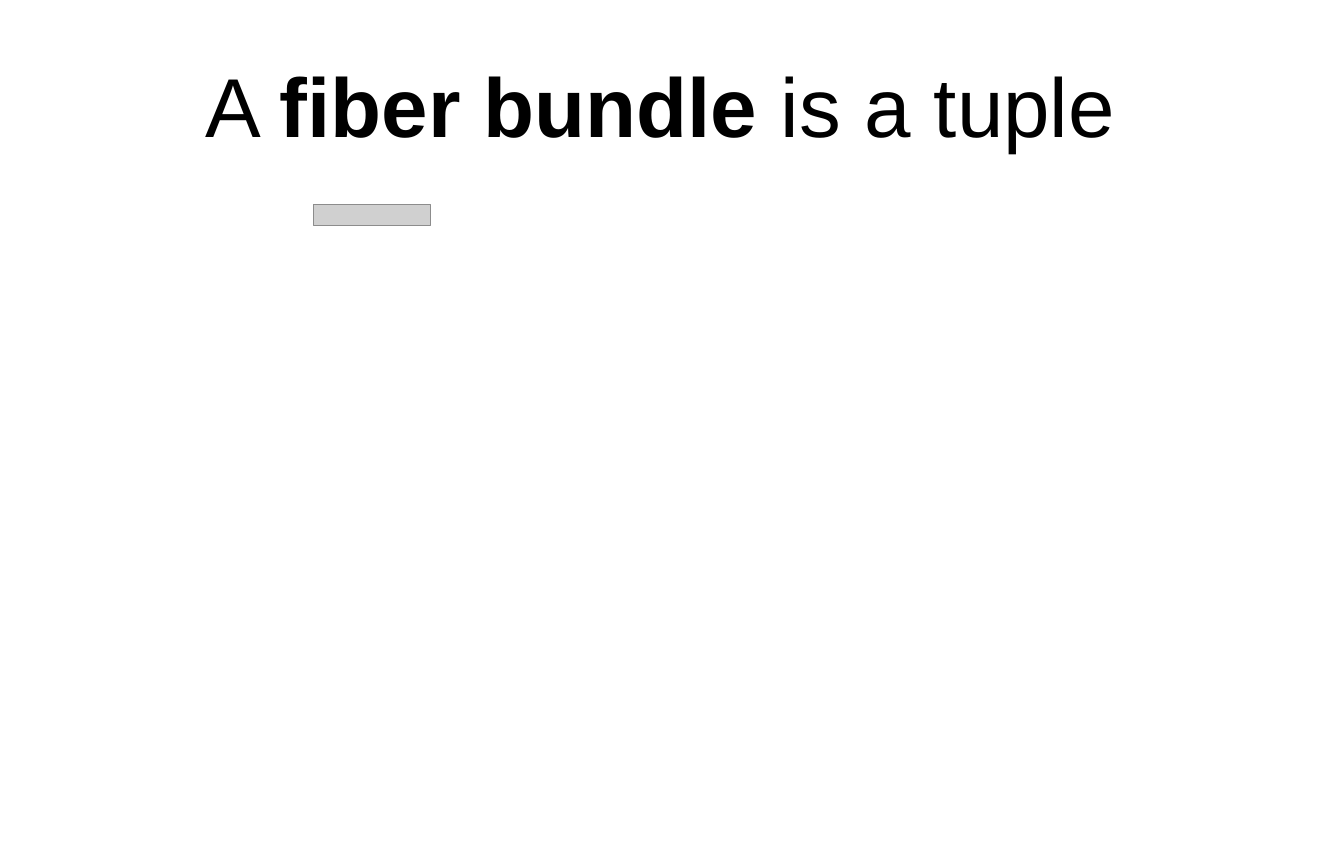
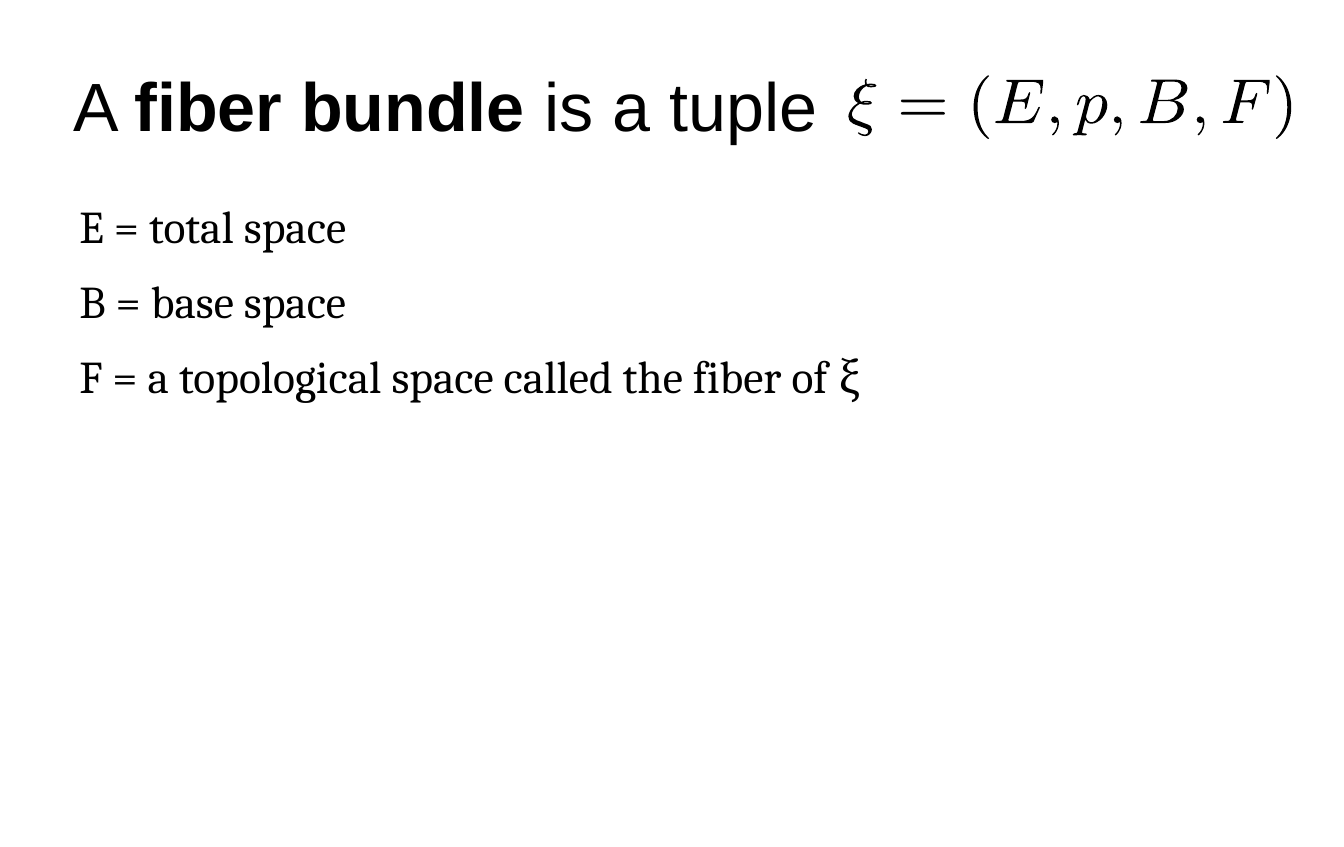
Before and after one commit to Cybernetic1/2024, a slide deck: slide 6 of video-AGI-2024/presentation.odp. Drawn at 1344x847 pixels with LibreOffice and Linux fonts; fonts in the diff are those of the drawing; grey boxes stand for pictures. Boxes give left, top, right and bottom in pixels: in the first picture for what was removed or moved away, otherwise in the second. Text is boxed around its words. In the diff, an @@ line names an element or a change of style, - is before the commit and + after.

```diff
--- a/video-AGI-2024/presentation.odp
+++ b/video-AGI-2024/presentation.odp
@@ title "A fiber bundle is a ...": place and size @@
-title "A fiber bundle is a ..." at <box>206,76,1115,152</box>
+title "A fiber bundle is a ..." at <box>74,81,817,144</box>
@@ title "A fiber bundle is a ..." at <box>74,81,817,144</box>: size 58.7 to 48 pt @@
@@ group added at <box>848,76,1291,139</box>: 11 freeform shapes @@
@@ picture removed at <box>313,205,430,225</box> @@
@@ text added at <box>79,211,860,403</box>, 32 pt, text #000000 @@
+1. E = total space
+2. B = base space
+3. F = a topological space called the fiber of ξ
```
Also in this commit, not shown: 1 other slide changed, 19 other files.
